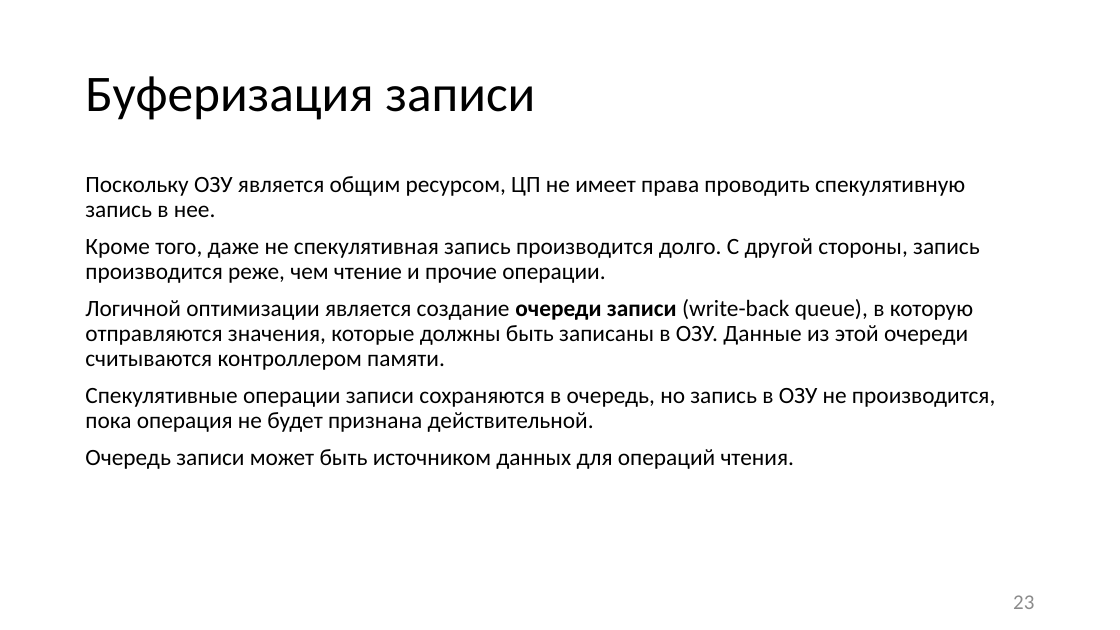
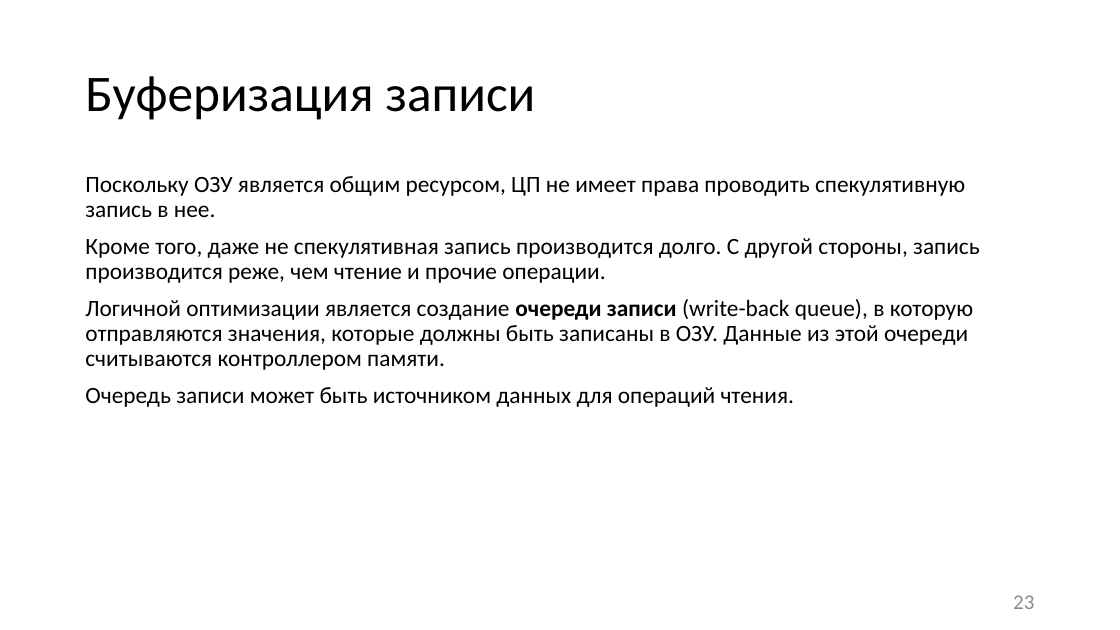
Before and after one commit to itsecd/low-level-programming, a slide deck: slide 23 of Lectures/7.Microarchitecture/Lecture7.pptx. Drawn at 1120x630 pixels with LibreOffice and Linux fonts; fonts in the diff are those of the drawing. Boxes give left, top, right and bottom in pixels: in the first picture for what was removed or moved away, otherwise in the second. Text is boxed around its words. In the diff, an @@ line names an element or a change of style, - is before the commit and + after.

Commit message:
[~] Lecture7: changed wording

```diff
--- a/Lectures/7.Microarchitecture/Lecture7.pptx
+++ b/Lectures/7.Microarchitecture/Lecture7.pptx
@@ text at bbox=[85, 388, 995, 432]: paragraph removed @@
-Спекулятивные операции записи сохраняются в очередь, но запись в ОЗУ не производится, пока операция не будет признана действительной.
```
Also in this commit, not shown: 2 other slides changed, 1 other file.
